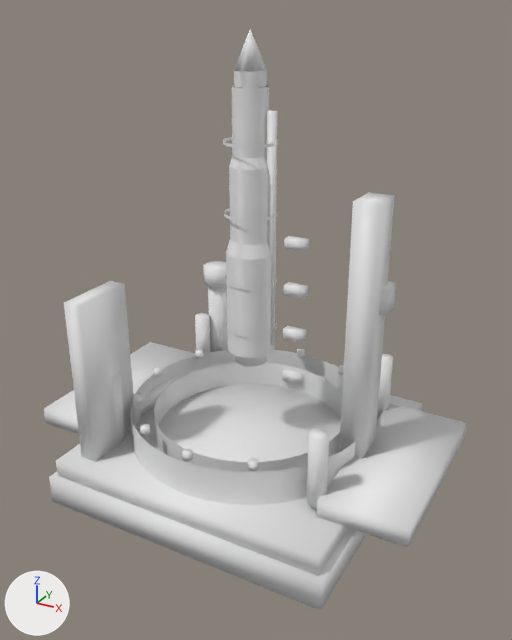
One commit to the OBJ model src/main/resources/assets/apexballistics/models/block/icbm_silo.obj: the scene before it, then after it.
The view is the same before and after, from a camera (50 mm lens) standing at (1.562, -2.396, 1.542) and looking at (0.542, -0.542, 0.615). Every picture has the same lights, and +X, +Y and +Z are marked at lower left. The older version comes first. Materials are left out; every surface is plain grey. Where no turn or scale is listed for an object, it has been applied to the vertices. Vertices at exactly the same position are counted once.

In view in the first picture: 'icbm_silo'.
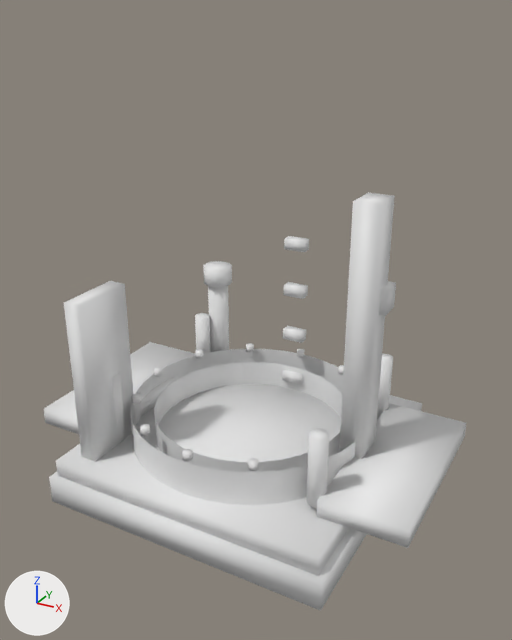
Location of each change, (x1, y1, x2, y2) in pixels of the pictures (512 x 640 px):
```json
{"object": "icbm_silo", "change": "reshaped", "before": [44, 29, 466, 611], "after": [44, 192, 466, 611], "on screen": "28% shorter"}
{"part": 1, "of": "me_icbm_silo", "change": "deleted", "before": [223, 29, 278, 367]}
```

Scene script edits in JSON lines:
```json
{"block": "me_icbm_silo", "where": "# used by ob_icbm_silo; location = (0.0, 0.0, 0.0)"}
{"op": "remove", "block": "me_icbm_silo", "code": "me_icbm_silo.from_pydata(...)  # 1429 vertices, 1338 faces; spans x -0.18..1.18, y -1.0..0.0, z 0.0..1.489"}
{"op": "add", "block": "me_icbm_silo", "code": "me_icbm_silo.from_pydata(...)  # 579 vertices, 614 faces; spans x -0.18..1.18, y -1.0..0.0, z 0.0..1.05"}
{"block": "me_icbm_silo", "change": "me_icbm_silo part 1: 18 loose pieces with 850 vertices, spanning x 0.416..0.585, y -0.584..-0.416, z 0.444..1.489, are deleted"}
```
